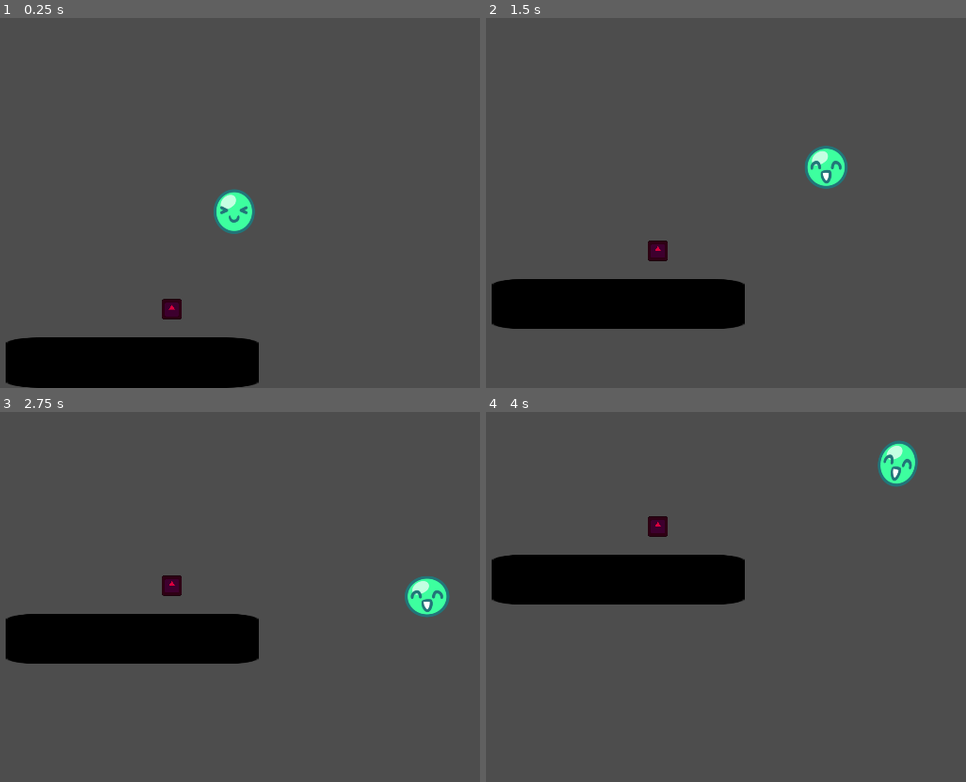
Above: before the commit, frames 1-4 (two rows, left to right).
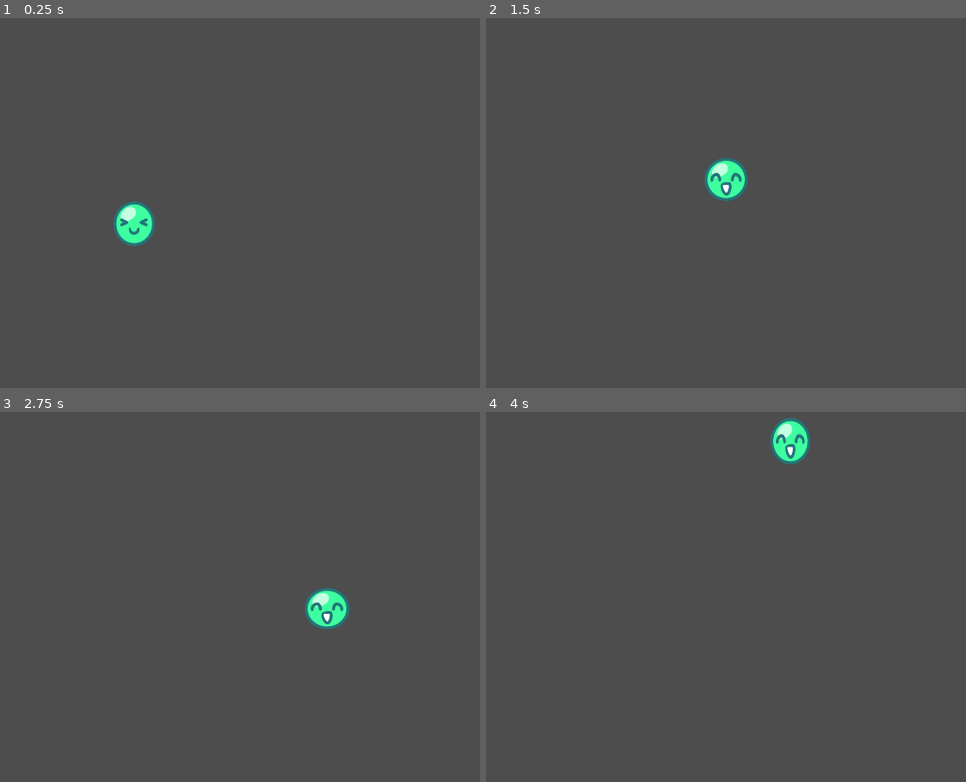
Above: after the commit, the same moments.

Repository: Pandji25/ggj25-animaldev
Game: Godot game, scene res://stage.tscn
Two runs of this game, one before a commit and one after it. Both use one fixed random seed, a clock stepped at 60 frames per second and the inputs below. Before the commit the project starts from res://game.tscn. The engine's default icon, where the game draws it, is replaced by a stand-in: a white triangle on a blue panel in a dark square.
Inputs:
- Up to frame 1 (0.25 s): no input
- Up to frame 2 (1.5 s): tap Enter at 0.5 s; hold Right (ui_right) 0.53-1.28 s; hold Down (ui_down) from 1.28 s (still down)
- Up to frame 3 (2.75 s): release Down (ui_down) at 2.03 s; hold Right (ui_right) from 2.03 s (still down)
- Up to frame 4 (4 s): release Right (ui_right) at 2.78 s; hold Up (ui_up) 2.78-3.53 s; hold Left (ui_left) from 3.53 s (still down)

The runs differ from the first frame. In frame 1, 9.0% of the frame differs, in the area x 1-54%, y 46-100%; in frame 2, 8.9%; in frame 3, 8.9%; in frame 4, 8.8%.

Commit message:
Added level generation system.

Diff:
--- a/boba.tscn
+++ b/boba.tscn
@@ -99,10 +99,11 @@
 [node name="Boba" type="RigidBody2D"]
 collision_mask = 7
 gravity_scale = -1.0
+contact_monitor = true
+max_contacts_reported = 2
 linear_damp = 8.0
 angular_damp = 1.0
 script = ExtResource("1_32gyt")
-speed = 3000.0
 
 [node name="Sprite2D" type="AnimatedSprite2D" parent="."]
 sprite_frames = SubResource("SpriteFrames_8ijjp")
@@ -121,4 +122,5 @@
 }
 autoplay = "Kenyal"
 
+[connection signal="body_entered" from="." to="." method="_on_body_entered"]
 [connection signal="timeout" from="Emote_Timer" to="." method="_on_emote_timer_timeout"]
--- a/body_template.tscn
+++ b/body_template.tscn
@@ -3,7 +3,10 @@
 [ext_resource type="Script" path="res://body_template.gd" id="1_1ihdo"]
 
 [node name="BodyTemplate" type="RigidBody2D"]
+collision_layer = 2
+collision_mask = 3
 gravity_scale = -1.0
 linear_damp = 8.0
 angular_damp = 1.0
+constant_force = Vector2(0, -200)
 script = ExtResource("1_1ihdo")
--- a/game.tscn
+++ b/game.tscn
@@ -24,6 +24,7 @@
 
 [node name="Boba" parent="." instance=ExtResource("2_ofn1j")]
 position = Vector2(1231, 646)
+max_contacts_reported = 6
 
 [node name="Marker2D" type="Marker2D" parent="."]
 position = Vector2(509, 1941)
@@ -39,7 +40,7 @@
 visible = false
 position = Vector2(236, -1.03159e-05)
 rotation = -1.5708
-scale = Vector2(1.97, 3.355)
+scale = Vector2(1.23439, 3.355)
 texture = ExtResource("3_qfl3s")
 
 [node name="CollisionShape2D" type="CollisionShape2D" parent="Straw"]
@@ -84,7 +85,6 @@
 
 [node name="TestObstacle" parent="." instance=ExtResource("3_s8myv")]
 position = Vector2(971, 1032)
-scale = Vector2(0.55, 0.55)
 collision_layer = 1
 gravity_scale = -1.0
 
--- /dev/null
+++ b/obstacles/obstacle_1.tscn
@@ -0,0 +1,29 @@
+[gd_scene load_steps=3 format=3 uid="uid://c15iojxo10kl3"]
+
+[ext_resource type="PackedScene" uid="uid://cwbowo4hg4vnm" path="res://body_template.tscn" id="1_hqx5n"]
+
+[sub_resource type="RectangleShape2D" id="RectangleShape2D_qsao2"]
+size = Vector2(600, 232)
+
+[node name="Obstacle1" type="Node2D"]
+
+[node name="BodyTemplate" parent="." instance=ExtResource("1_hqx5n")]
+position = Vector2(397, 461)
+metadata/_edit_group_ = true
+
+[node name="CollisionShape2D" type="CollisionShape2D" parent="BodyTemplate"]
+shape = SubResource("RectangleShape2D_qsao2")
+
+[node name="BodyTemplate2" parent="." instance=ExtResource("1_hqx5n")]
+position = Vector2(1446, 461)
+metadata/_edit_group_ = true
+
+[node name="CollisionShape2D" type="CollisionShape2D" parent="BodyTemplate2"]
+shape = SubResource("RectangleShape2D_qsao2")
+
+[node name="BodyTemplate3" parent="." instance=ExtResource("1_hqx5n")]
+position = Vector2(938, 801)
+metadata/_edit_group_ = true
+
+[node name="CollisionShape2D" type="CollisionShape2D" parent="BodyTemplate3"]
+shape = SubResource("RectangleShape2D_qsao2")
--- /dev/null
+++ b/obstacles/obstacle_2.tscn
@@ -0,0 +1,45 @@
+[gd_scene load_steps=6 format=3 uid="uid://dudrob1bkajuv"]
+
+[ext_resource type="PackedScene" uid="uid://cwbowo4hg4vnm" path="res://body_template.tscn" id="1_d8ge2"]
+
+[sub_resource type="CircleShape2D" id="CircleShape2D_mhtmv"]
+radius = 186.271
+
+[sub_resource type="CircleShape2D" id="CircleShape2D_ogrss"]
+radius = 287.085
+
+[sub_resource type="CircleShape2D" id="CircleShape2D_ilpyf"]
+radius = 170.356
+
+[sub_resource type="CircleShape2D" id="CircleShape2D_vxafh"]
+radius = 233.694
+
+[node name="Obstacle2" type="Node2D"]
+
+[node name="BodyTemplate" parent="." instance=ExtResource("1_d8ge2")]
+position = Vector2(461, 308)
+metadata/_edit_group_ = true
+
+[node name="CollisionShape2D" type="CollisionShape2D" parent="BodyTemplate"]
+shape = SubResource("CircleShape2D_mhtmv")
+
+[node name="BodyTemplate2" parent="." instance=ExtResource("1_d8ge2")]
+position = Vector2(1059, 621)
+metadata/_edit_group_ = true
+
+[node name="CollisionShape2D" type="CollisionShape2D" parent="BodyTemplate2"]
+shape = SubResource("CircleShape2D_ogrss")
+
+[node name="BodyTemplate3" parent="." instance=ExtResource("1_d8ge2")]
+position = Vector2(1568, 921)
+metadata/_edit_group_ = true
+
+[node name="CollisionShape2D" type="CollisionShape2D" parent="BodyTemplate3"]
+shape = SubResource("CircleShape2D_ilpyf")
+
+[node name="BodyTemplate4" parent="." instance=ExtResource("1_d8ge2")]
+position = Vector2(474, 876)
+metadata/_edit_group_ = true
+
+[node name="CollisionShape2D" type="CollisionShape2D" parent="BodyTemplate4"]
+shape = SubResource("CircleShape2D_vxafh")
--- a/project.godot
+++ b/project.godot
@@ -11,7 +11,7 @@
 [application]
 
 config/name="ggj2025-animaldev"
-run/main_scene="res://game.tscn"
+run/main_scene="res://stage.tscn"
 config/features=PackedStringArray("4.3", "GL Compatibility")
 config/icon="res://icon.svg"
 
@@ -19,6 +19,8 @@
 
 window/size/viewport_width=1920
 window/size/viewport_height=1080
+window/size/window_width_override=1280
+window/size/window_height_override=720
 window/stretch/mode="canvas_items"
 
 [rendering]
--- a/rigid_player.gd
+++ b/rigid_player.gd
@@ -4,7 +4,7 @@
 signal player_destroyed
 
 @export var health: int = 3
-@export var speed: float = 200.0
+@export var speed: float = 3000.0
 
 #indes for emotion for random integer
 var emote_index: Dictionary = {0 : "smiley", 1 : "wink", 2 : "happy", 3 : "happyblink"}
@@ -24,20 +24,16 @@
 func _on_emote_timer_timeout() -> void:
 	random_emote()
 
-func _process(_delta: float) -> void:
-	print($Sprite2D.animation)
-
-func play_emote():
-	pass
-
 func _integrate_forces(state: PhysicsDirectBodyState2D) -> void:
-	# gets keyboard input
+	# Gets keyboard input direction.
 	var dir: Vector2 = Input.get_vector("ui_left", "ui_right", "ui_up", "ui_down")
 	dir.normalized()
 
+	# Applies the forces to direction.
 	if dir:
 		apply_central_force(dir*speed)
 
+# If health reaches zero it will wait for a bit before freeing itself.
 func decrease_health(dmg:float) -> void:
 	health -= dmg
 	if health <= 0:
@@ -49,9 +45,12 @@
 	player_destroyed.emit()
 
 func _on_body_entered(body: Node) -> void:
+	# Calculates the direction of the push according to the position of self and
+	# the DamageObstacle
+	# Push force and Damage should probably be stored in the DamageObstacle instead.
 	if body is DamageObstacle:
-		print("collided")
 		var dir: Vector2 = global_position - body.global_position
-		apply_central_impulse(dir.normalized()*1200)
+		var push_force: float = 1200.0
+		apply_central_impulse(dir.normalized()*push_force)
 
 		decrease_health(1)
--- /dev/null
+++ b/spawner.gd
@@ -0,0 +1,31 @@
+extends Marker2D
+
+var obstacle_scenes: Array = []
+
+@export var obs_spawn_timer: Timer
+
+# Called when the node enters the scene tree for the first time.
+func _ready() -> void:
+	# Goes through obstacles folder and lists all the scenes in it,
+	# then load them and put them into an array
+	var files = DirAccess.get_files_at("res://obstacles")
+	for file in files:
+		obstacle_scenes.append(load("res://obstacles/"+file))
+
+	pick_random()
+
+	obs_spawn_timer.start()
+
+func pick_random() -> void:
+	# Picks a random obstacle from array and instantiates it.
+	var to_instantiate: PackedScene = obstacle_scenes.pick_random()
+	add_child(to_instantiate.instantiate())
+
+	# If the spawner has more than 3 children, frees the oldest.
+	if get_child_count() > 3:
+		get_child(0).queue_free()
+
+func _on_obs_spawn_timer_timeout() -> void:
+	pick_random()
+
+	obs_spawn_timer.start()
--- /dev/null
+++ b/stage.gd
@@ -0,0 +1,8 @@
+extends Node2D
+class_name Stage
+
+
+func _input(event: InputEvent) -> void:
+	# Will probably be changed into pause.
+	if event is InputEventKey and event.is_action_pressed("ui_cancel"):
+		get_tree().quit()
--- /dev/null
+++ b/stage.tscn
@@ -0,0 +1,74 @@
+[gd_scene load_steps=8 format=3 uid="uid://c6wnf3k5nsa2r"]
+
+[ext_resource type="Script" path="res://stage.gd" id="1_a2psq"]
+[ext_resource type="PackedScene" uid="uid://chhq0on3jdca6" path="res://boba.tscn" id="1_w3sjc"]
+[ext_resource type="Script" path="res://straw.gd" id="3_52taf"]
+[ext_resource type="Script" path="res://spawner.gd" id="4_s0awp"]
+
+[sub_resource type="RectangleShape2D" id="RectangleShape2D_2sph0"]
+size = Vector2(468, 148)
+
+[sub_resource type="RectangleShape2D" id="RectangleShape2D_vgygr"]
+size = Vector2(476, 20)
+
+[sub_resource type="RectangleShape2D" id="RectangleShape2D_nnbu8"]
+size = Vector2(52, 1390)
+
+[node name="Stage" type="Node2D"]
+script = ExtResource("1_a2psq")
+
+[node name="Camera2D" type="Camera2D" parent="."]
+anchor_mode = 0
+
+[node name="Boba" parent="." instance=ExtResource("1_w3sjc")]
+position = Vector2(976, 677)
+
+[node name="Straw" type="Area2D" parent="." node_paths=PackedStringArray("target")]
+position = Vector2(976, -86)
+rotation = 1.5708
+collision_layer = 4
+collision_mask = 5
+script = ExtResource("3_52taf")
+target = NodePath("../Boba")
+metadata/_edit_group_ = true
+
+[node name="CollisionShape2D" type="CollisionShape2D" parent="Straw"]
+shape = SubResource("RectangleShape2D_2sph0")
+
+[node name="StrawWalls" type="StaticBody2D" parent="Straw"]
+collision_layer = 4
+collision_mask = 5
+
+[node name="CollisionShape2D" type="CollisionShape2D" parent="Straw/StrawWalls"]
+position = Vector2(240, 88)
+shape = SubResource("RectangleShape2D_vgygr")
+
+[node name="CollisionShape2D2" type="CollisionShape2D" parent="Straw/StrawWalls"]
+position = Vector2(240, -88)
+shape = SubResource("RectangleShape2D_vgygr")
+
+[node name="ObsSpawnTimer" type="Timer" parent="."]
+wait_time = 10.0
+one_shot = true
+
+[node name="Spawner" type="Marker2D" parent="." node_paths=PackedStringArray("obs_spawn_timer")]
+position = Vector2(0, 1080)
+script = ExtResource("4_s0awp")
+obs_spawn_timer = NodePath("../ObsSpawnTimer")
+
+[node name="StaticBody2D" type="StaticBody2D" parent="."]
+position = Vector2(-26, 0)
+
+[node name="CollisionShape2D" type="CollisionShape2D" parent="StaticBody2D"]
+position = Vector2(0, 540)
+shape = SubResource("RectangleShape2D_nnbu8")
+
+[node name="StaticBody2D2" type="StaticBody2D" parent="."]
+position = Vector2(1946, 0)
+
+[node name="CollisionShape2D" type="CollisionShape2D" parent="StaticBody2D2"]
+position = Vector2(0, 540)
+shape = SubResource("RectangleShape2D_nnbu8")
+
+[connection signal="body_entered" from="Straw" to="Straw" method="_on_body_entered"]
+[connection signal="timeout" from="ObsSpawnTimer" to="Spawner" method="_on_obs_spawn_timer_timeout"]
--- a/straw.gd
+++ b/straw.gd
@@ -3,34 +3,43 @@
 
 @export var target: RigidPlayer
 
-# Called when the node enters the scene tree for the first time.
+
 func _ready() -> void:
+	# Connects the player_destroyed signal.
 	if target:
 		target.player_destroyed.connect(_on_player_destroyed)
+	else:
+		print("No target set for Straw.")
 
-
-# Called every frame. 'delta' is the elapsed time since the previous frame.
 func _physics_process(delta: float) -> void:
+	# Moves and rotates the straw ensuring it to always aim towards the player.
+	# Would be best if there are nodes that act as limits for the movement.
 	if target:
 		look_at(target.global_position)
 		rotation_degrees = clamp(rotation_degrees, 30, 150)
-		global_position.x = lerp(global_position.x, target.global_position.x, 0.05)
-
+		global_position.x = lerp(global_position.x, target.global_position.x, 0.1)
 
 
 func _on_body_entered(body: Node2D) -> void:
 	if body is RigidPlayer:
+		# Queues the entered body for deletion.
 		var to_delete = body
 
 		to_delete.decrease_health(3)
 		body = null
-		await get_tree().create_timer(1).timeout
+		# Waits for a bit before reloading the scene.
+		await get_tree().create_timer(2).timeout
 		get_tree().reload_current_scene()
+
 	if body is DamageObstacle:
+		# Queues the entered body for deletion.
 		var to_delete = body
 
 		to_delete.queue_free()
 		body = null
 
 func _on_player_destroyed():
+	# Makes sure that the target doesn't return an error.
+	# Probably best if there is a default position for the straw to lock on
+	# if the player is destroyed.
 	target = null
--- a/sub_level_system_test.tscn
+++ b/sub_level_system_test.tscn
@@ -103,6 +103,7 @@
 }
 
 [node name="Spawner" type="Marker2D" parent="."]
+visible = false
 position = Vector2(0, 1080)
 
 [node name="TestLevel" parent="Spawner" instance=ExtResource("1_efc0i")]
Not shown: 1 places in boba.tscn that only renumber resources
Not shown: 1 places in game.tscn that only renumber resources
